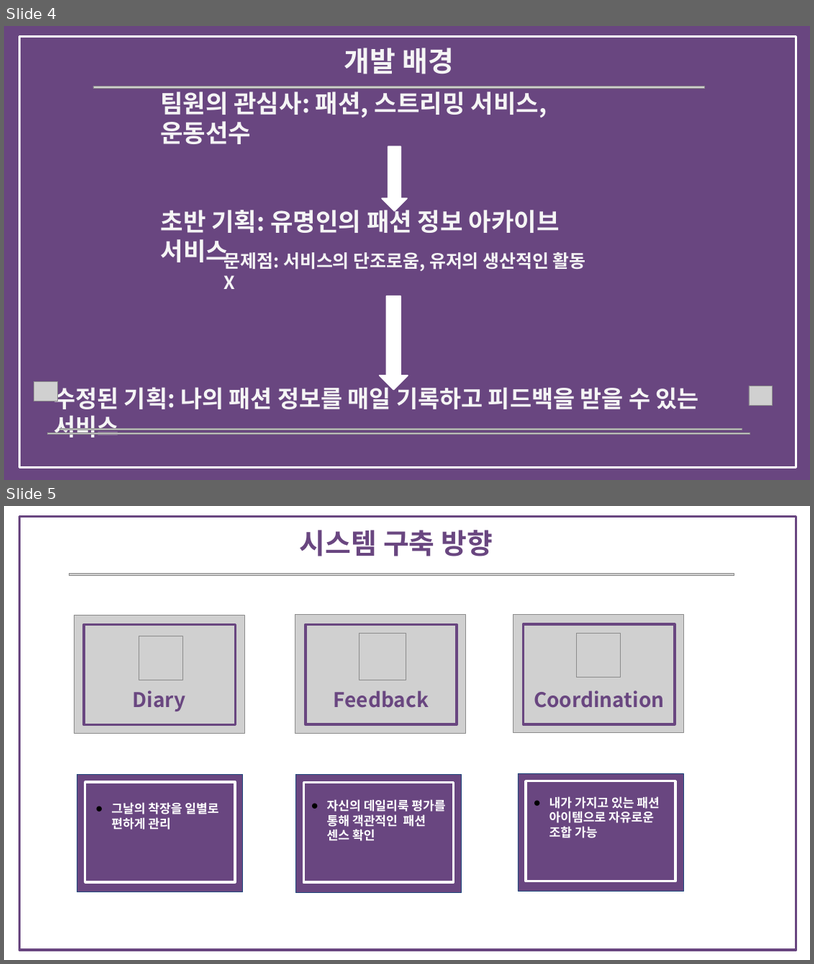
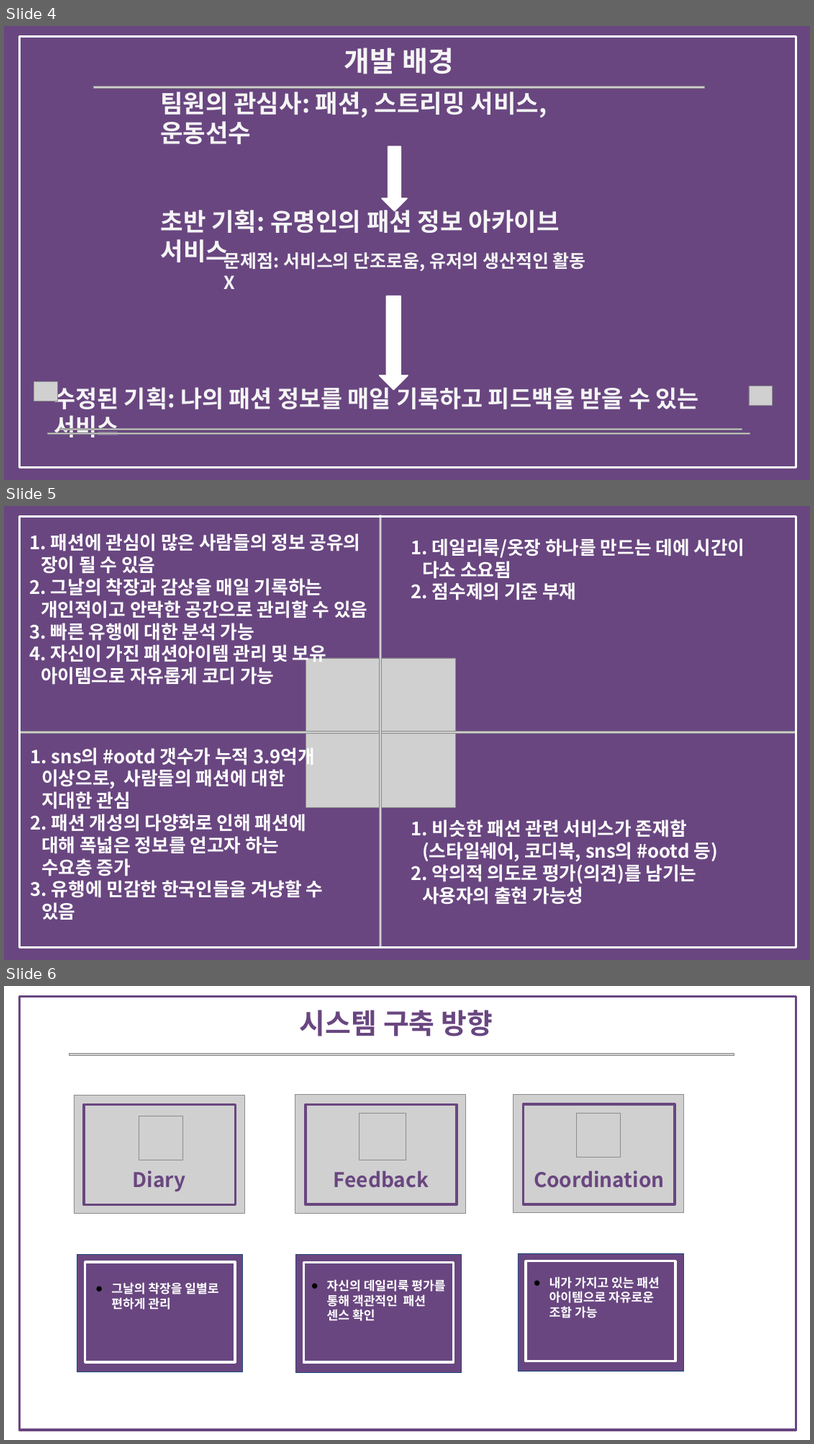
Before and after one commit to bitnarii/YMPM, a slide deck: 기획서/5조 Fit-back.pptx. Shown one above the other, each under a label of ours: slides 4 and 5 before the commit, slides 4, 5 and 6 after it. The pictures are 814x964 and 814x1444 pixels, drawn with LibreOffice and Linux fonts; fonts in the diff are those of the drawing; grey boxes stand for pictures; background and template pictures are left out. Boxes give left, top, right and bottom in pixels: in the first picture for what was removed or moved away, otherwise in the second. Text is boxed around its words. In the diff, an @@ line names an element or a change of style, - is before the commit and + after.

```diff
--- a/기획서/5조 Fit-back.pptx
+++ b/기획서/5조 Fit-back.pptx
@@ slide 5 added at (x1=4, y1=506, x2=810, y2=960), background #694680 @@
@@ rectangle added at (x1=19, y1=517, x2=796, y2=947), outline #FFFFFF 4.5 pt @@
@@ picture added at (x1=379, y1=515, x2=381, y2=947) @@
@@ text added at (x1=30, y1=533, x2=368, y2=685), 33 pt, text #FFFFFF, bold @@
+1. 패션에 관심이 많은 사람들의 정보 공유의 장이 될 수 있음
+2. 그날의 착장과 감상을 매일 기록하는 개인적이고 안락한 공간으로 관리할 수 있음
+3. 빠른 유행에 대한 분석 가능
+4. 자신이 가진 패션아이템 관리 및 보유 아이템으로 자유롭게 코디 가능
@@ text added at (x1=411, y1=538, x2=746, y2=600), 33 pt, text #FFFFFF, bold @@
+1. 데일리룩/옷장 하나를 만드는 데에 시간이 다소 소요됨
+2. 점수제의 기준 부재
@@ picture added at (x1=306, y1=658, x2=455, y2=808) @@
@@ picture added at (x1=19, y1=731, x2=797, y2=733) @@
@@ text added at (x1=31, y1=744, x2=324, y2=919), 33 pt, text #FFFFFF, bold @@
+1. sns의 #ootd 갯수가 누적 3.9억개 이상으로, 사람들의 패션에 대한 지대한 관심
+2. 패션 개성의 다양화로 인해 패션에 대해 폭넓은 정보를 얻고자 하는 수요층 증가
+3. 유행에 민감한 한국인들을 겨냥할 수 있음
@@ text added at (x1=412, y1=819, x2=718, y2=904), 33 pt, text #FFFFFF, bold @@
+1. 비슷한 패션 관련 서비스가 존재함(스타일쉐어, 코디북, sns의 #ootd 등)
+2. 악의적 의도로 평가(의견)를 남기는 사용자의 출현 가능성
@@ what was slide 5 is now slide 6 @@
```
Also in this commit, not shown: 4 slides changed.
